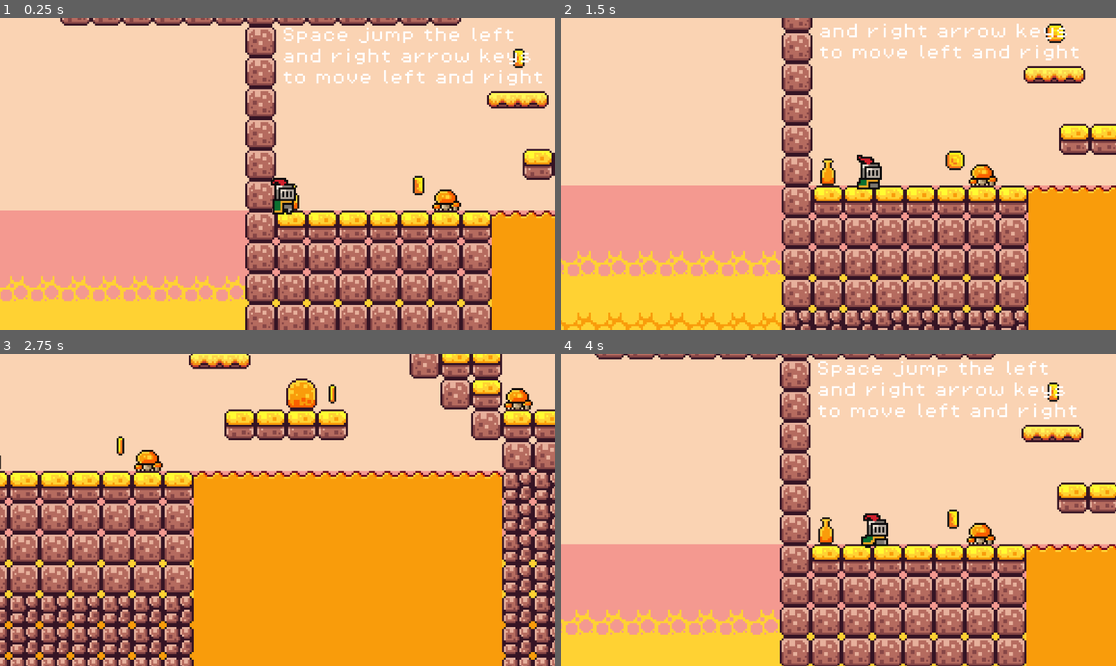
Above: before the commit, frames 1-4 (two rows, left to right).
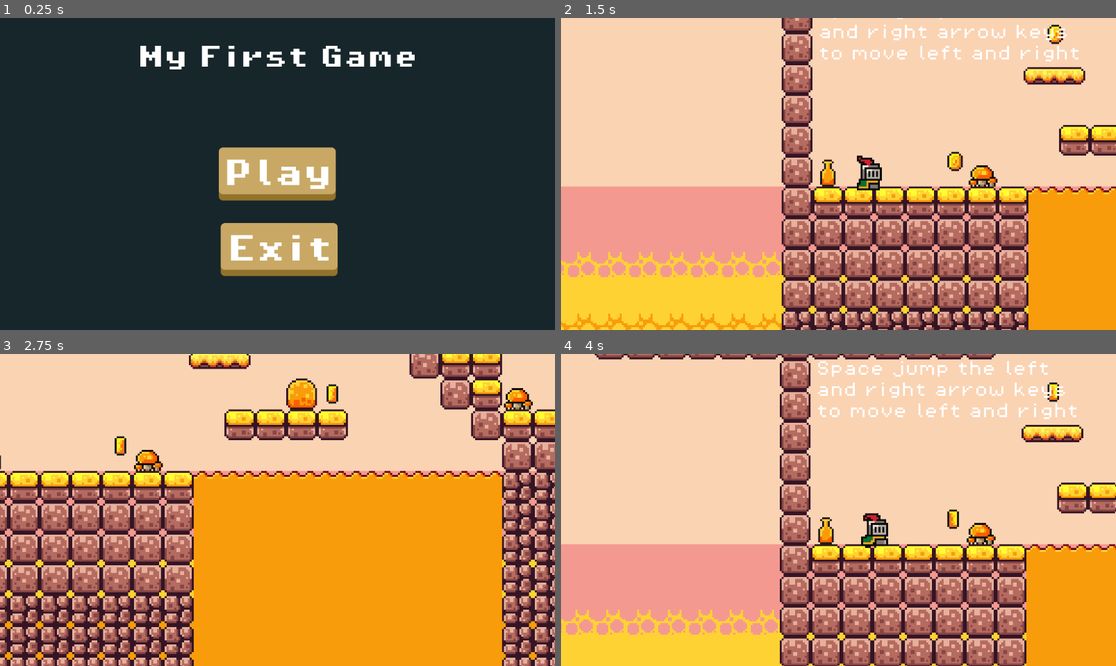
Above: after the commit, the same moments.

Repository: Moh970ed/First_Game
Game: Godot game, scene res://scenes/mune.tscn
Two runs of this game, one before a commit and one after it. Both use one fixed random seed, a clock stepped at 60 frames per second and the inputs below. Before the commit the project starts from res://scenes/game.tscn.
Inputs (mouse positions are in pixels of both pictures, inside the frame that each line leads up to):
- Up to frame 1 (0.25 s): no input
- Up to frame 2 (1.5 s): click (838, 174) at 0.5 s, where only the run after the commit has a clickable "Play"; hold Right (move_right) from 1.28 s (still down)
- Up to frame 3 (2.75 s): keep holding Right (move_right); tap Space (jump) at 1.52, 2.27 s
- Up to frame 4 (4 s): release Right (move_right) at 2.78 s; hold Left (move_left) 2.78-3.53 s; hold Right (move_right) from 3.53 s (still down); tap Space (jump) at 3.77 s

The runs differ from the first frame. In frame 1, 100% of the frame differs, in the area x 0-100%, y 0-100%; in frame 2, 8.5%; in frame 3, 0.2%; in frame 4, nothing differs.

Commit message:
add Menu

Diff:
--- a/project.godot
+++ b/project.godot
@@ -11,9 +11,10 @@
 [application]
 
 config/name="First_Game"
-run/main_scene="uid://bn1cy6u8fcwfn"
+run/main_scene="uid://dkuedgr80jnqo"
 config/features=PackedStringArray("4.5", "Forward Plus")
-config/icon="res://icon.svg"
+config/icon="uid://6615wpwsmpv4"
+config/windows_native_icon="uid://6615wpwsmpv4"
 
 [autoload]
 
--- /dev/null
+++ b/scenes/mune.tscn
@@ -0,0 +1,93 @@
+[gd_scene load_steps=5 format=3 uid="uid://dkuedgr80jnqo"]
+
+[ext_resource type="Script" uid="uid://d0qnajy2kcikx" path="res://scripts/mune.gd" id="1_8rvve"]
+[ext_resource type="FontFile" uid="uid://1c184d5ebgxy" path="res://assets/fonts/PixelOperator8-Bold.ttf" id="1_tade3"]
+[ext_resource type="Texture2D" uid="uid://ct4fmaiuvmj4l" path="res://assets/New folder/big_.png" id="2_8rvve"]
+[ext_resource type="Texture2D" uid="uid://yruv4edi171e" path="res://assets/New folder/big_pressed.png" id="3_1noq4"]
+
+[node name="Control" type="Control"]
+layout_mode = 3
+anchors_preset = 15
+anchor_right = 1.0
+anchor_bottom = 1.0
+grow_horizontal = 2
+grow_vertical = 2
+script = ExtResource("1_8rvve")
+
+[node name="ColorRect" type="ColorRect" parent="."]
+layout_mode = 1
+anchors_preset = 15
+anchor_right = 1.0
+anchor_bottom = 1.0
+grow_horizontal = 2
+grow_vertical = 2
+color = Color(0.0926385, 0.15100223, 0.1703504, 1)
+
+[node name="Label" type="Label" parent="."]
+layout_mode = 1
+anchors_preset = 5
+anchor_left = 0.5
+anchor_right = 0.5
+offset_left = -291.0
+offset_top = 58.0
+offset_right = 291.0
+offset_bottom = 108.0
+grow_horizontal = 2
+theme_override_fonts/font = ExtResource("1_tade3")
+theme_override_font_sizes/font_size = 49
+text = "My First Game"
+
+[node name="play" type="TextureButton" parent="."]
+layout_mode = 1
+anchors_preset = 8
+anchor_left = 0.5
+anchor_top = 0.5
+anchor_right = 0.5
+anchor_bottom = 0.5
+offset_left = -126.0
+offset_top = -58.0
+offset_right = 126.0
+offset_bottom = 58.0
+grow_horizontal = 2
+grow_vertical = 2
+texture_normal = ExtResource("2_8rvve")
+texture_pressed = ExtResource("3_1noq4")
+
+[node name="Label" type="Label" parent="play"]
+layout_mode = 1
+anchors_preset = 8
+anchor_left = 0.5
+anchor_top = 0.5
+anchor_right = 0.5
+anchor_bottom = 0.5
+offset_left = -97.5
+offset_top = -30.5
+offset_right = 97.5
+offset_bottom = 30.5
+grow_horizontal = 2
+grow_vertical = 2
+theme_override_fonts/font = ExtResource("1_tade3")
+theme_override_font_sizes/font_size = 60
+text = "Play"
+
+[node name="Exit" type="TextureButton" parent="."]
+layout_mode = 0
+offset_left = 454.0
+offset_top = 423.0
+offset_right = 706.0
+offset_bottom = 539.0
+texture_normal = ExtResource("2_8rvve")
+texture_pressed = ExtResource("3_1noq4")
+
+[node name="Label" type="Label" parent="Exit"]
+layout_mode = 0
+offset_left = 18.0
+offset_top = 28.0
+offset_right = 236.0
+offset_bottom = 89.0
+theme_override_fonts/font = ExtResource("1_tade3")
+theme_override_font_sizes/font_size = 60
+text = "Exit"
+
+[connection signal="pressed" from="play" to="." method="_on_play_pressed"]
+[connection signal="pressed" from="Exit" to="." method="_on_exit_pressed"]
--- /dev/null
+++ b/scripts/mune.gd
@@ -0,0 +1,13 @@
+extends Control
+
+
+
+
+func _on_play_pressed() -> void:
+	get_tree().change_scene_to_file("res://scenes/game.tscn")
+	pass # Replace with function body.
+
+
+
+func _on_exit_pressed() -> void:
+	get_tree().quit()
Binary file added: assets/New folder/Fire_Bullet_Pixel_16x16.png
Not shown, added: assets/New folder/Fire_Bullet_Pixel_16x16.png.import
Binary file added: assets/New folder/big_.png
Not shown, added: assets/New folder/big_.png.import
Binary file added: assets/New folder/big_pressed.png
Not shown, added: assets/New folder/big_pressed.png.import
Binary file added: assets/New folder/cannon_base.png
Not shown, added: assets/New folder/cannon_base.png.import
Binary file added: assets/New folder/cannon_head.png
Not shown, added: assets/New folder/cannon_head.png.import
Binary file added: assets/New folder/glow.png
Not shown, added: assets/New folder/glow.png.import
(and 5 more such lines)
